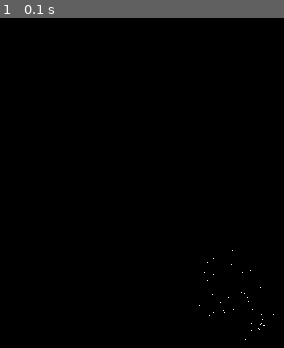
Above: before the commit, frame 1.
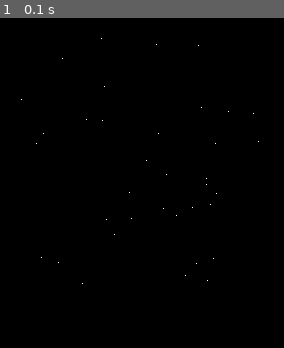
Above: after the commit, the same moment.

Repository: josuemj/Computer-Graphics
Game: pygame game, started from Raytracer2024/Raytracer2024.py
Two runs of this game, one before a commit and one after it. Both use one fixed random seed, a clock stepped at 60 frames per second and the inputs below.
Inputs:
- Up to frame 1 (0.1 s): no input

The runs differ from the first frame. In frame 1, less than 0.1% of the frame differs, in the area x 7-97%, y 6-98%.

Commit message:
fix: Spheres modeled

Diff:
--- a/Raytracer2024/Raytracer2024.py
+++ b/Raytracer2024/Raytracer2024.py
@@ -13,9 +13,10 @@
 
 rt =  RendererRT(screen)
 
-rt.scene.append(Sphere([0, 0, -5], -1.5))
-rt.scene.append(Sphere([-3, 2, -3], 0.5))
-rt.scene.append(Sphere([2, -3, -10], 1))
+rt.scene.append(Sphere([0, 0, -5], 1.5))
+rt.scene.append(Sphere([2, -2, -10], 1))
+
+
 
 
 rt.glRender()
--- a/Raytracer2024/figures.py
+++ b/Raytracer2024/figures.py
@@ -18,6 +18,7 @@
     def ray_intersect(self, orig, dir):
         L = np.subtract(self.position, orig)
         tca = np.dot(L,  dir)
+
         d = (np.linalg.norm(L) ** 2 - tca ** 2) ** 0.5
 
         if d > self.radius:
--- a/Raytracer2024/gl.py
+++ b/Raytracer2024/gl.py
@@ -168,4 +168,4 @@
 
 				if self.glCastRay(self.camera.translate, dir):
 					self.glPoint(x, y)
-					pygame.display.flip()
+					pygame.display.flip() # for checking each time
